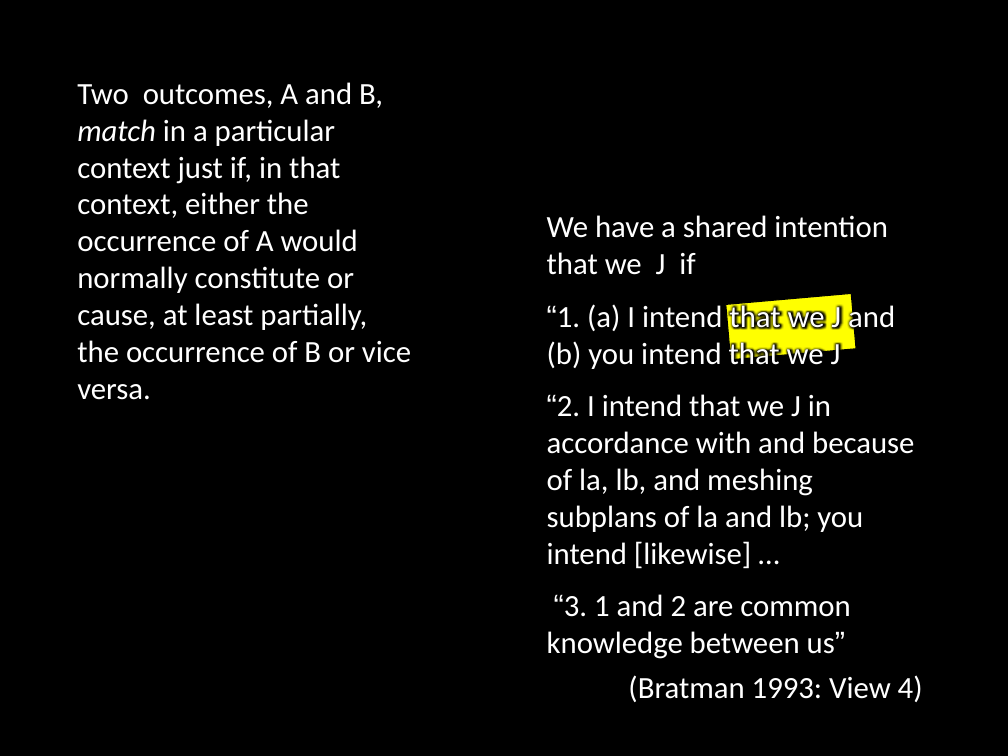
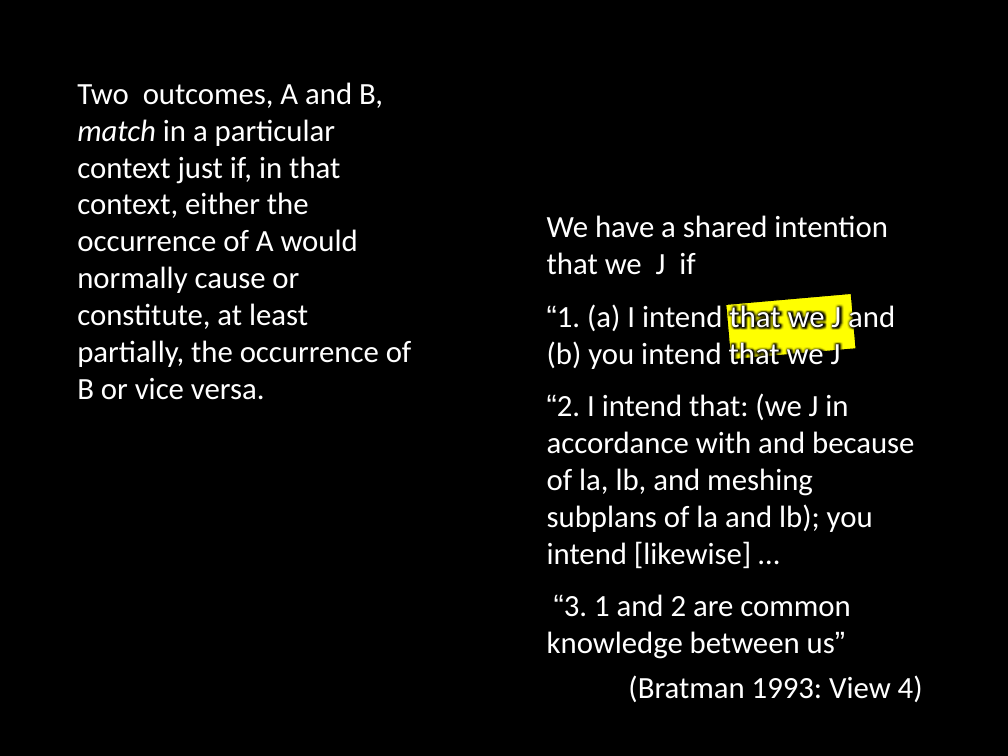
Before and after one commit to butterfill/writing, a slide deck: slide 34 of intention motor representation joint action (paper 3)/conf collective intentionality manchester 2012/motor representation and shared intention - manchester collective intentionality 2012.pptx. Drawn at 1008x756 pixels with LibreOffice and Linux fonts; fonts in the diff are those of the drawing. Boxes give left, top, right and bottom in pixels: in the first picture for what was removed or moved away, otherwise in the second. Text is boxed around its words. In the diff, an @@ line names an element or a change of style, - is before the commit and + after.

```diff
--- a/intention motor representation joint action (paper 3)/conf collective intentionality manchester 2012/motor representation and shared intention - manchester collective intentionality 2012.pptx
+++ b/intention motor representation joint action (paper 3)/conf collective intentionality manchester 2012/motor representation and shared intention - manchester collective intentionality 2012.pptx
@@ text at [77, 82, 412, 400]: text changed @@
-Two outcomes, A and B, match in a particular context just if, in that context, either the occurrence of A would normally constitute or cause, at least partially, the occurrence of B or vice versa.
+Two outcomes, A and B, match in a particular context just if, in that context, either the occurrence of A would normally cause or constitute, at least partially, the occurrence of B or vice versa.
@@ text at [547, 393, 914, 569]: text changed @@
-“2. I intend that we J in accordance with and because of la, lb, and meshing subplans of la and lb; you intend [likewise] …
+“2. I intend that: (we J in accordance with and because of la, lb, and meshing subplans of la and lb); you intend [likewise] …
```
Also in this commit, not shown: 15 other files.
